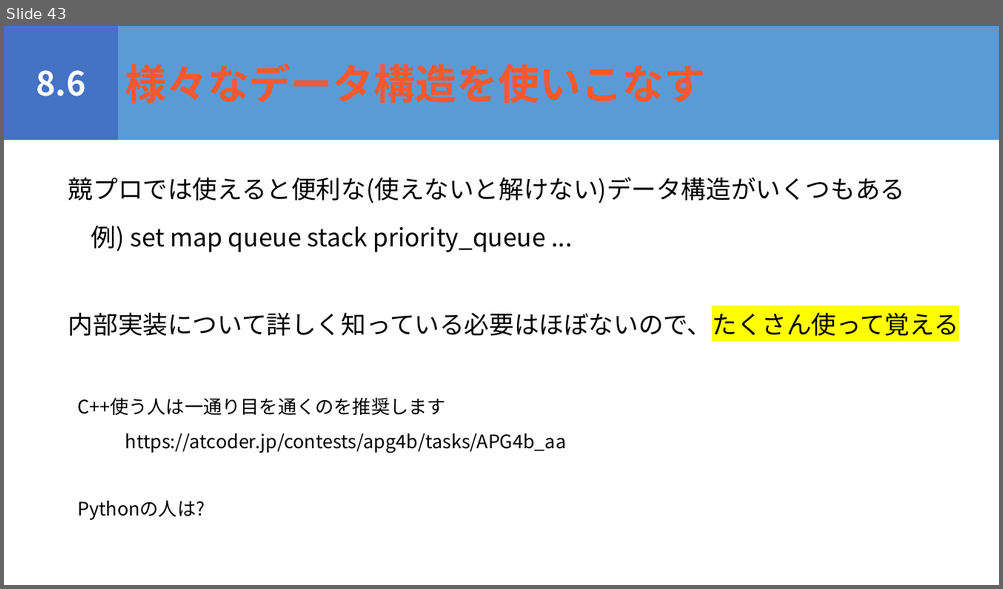
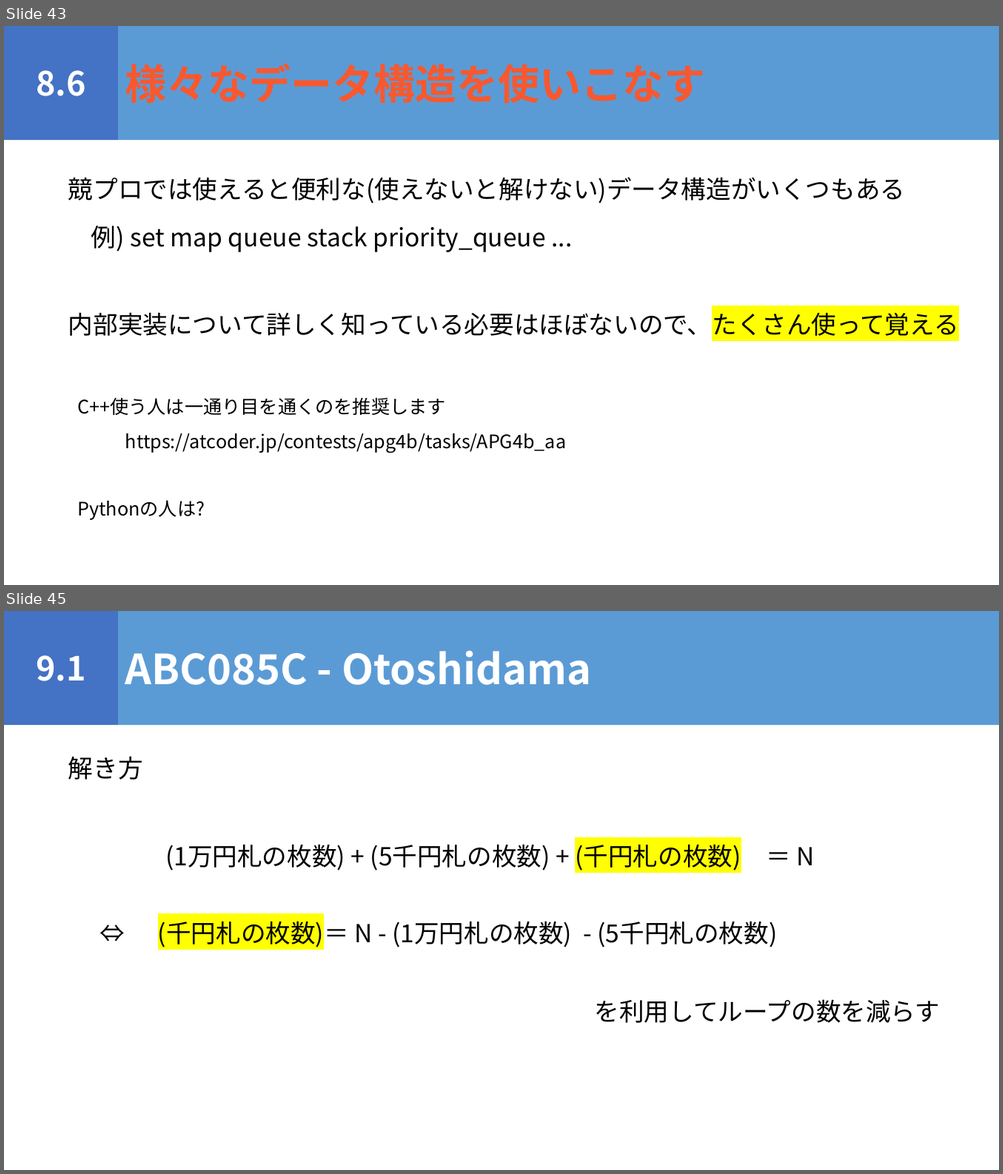
Before and after one commit to igeeeeee/triC_AtCoder_Beginners_Selection, a slide deck: ABS_勉強会.pptx. Shown one above the other, each under a label of ours: slide 43 before the commit, slides 43 and 45 after it; the slides between them are not shown. The pictures are 1003x589 and 1003x1174 pixels, drawn with LibreOffice and Linux fonts; fonts in the diff are those of the drawing. Boxes give left, top, right and bottom in pixels: in the first picture for what was removed or moved away, otherwise in the second. Text is boxed around its words. In the diff, an @@ line names an element or a change of style, - is before the commit and + after.

```diff
--- a/ABS_勉強会.pptx
+++ b/ABS_勉強会.pptx
@@ slide 45 added at <box>4,611,999,1170</box>, background #FFFFFF @@
@@ rectangle added at <box>4,611,118,725</box>, fill #4472C4, 32 pt, text #FFFFFF, bold @@
+9.1
@@ rectangle added at <box>118,611,999,725</box>, fill #5B9BD5, 40 pt, text #FFFFFF, bold @@
+ABC085C - Otoshidama
@@ text added at <box>68,756,143,780</box>, 24 pt, text #000000 @@
+解き方
@@ text added at <box>165,844,814,871</box>, 24 pt, text #000000 @@
+(1万円札の枚数) + (5千円札の枚数) + (千円札の枚数) ＝ N
@@ text added at <box>158,917,777,949</box>, 24 pt, text #000000 @@
+⇔ (千円札の枚数)＝ N - (1万円札の枚数) - (5千円札の枚数)
@@ text added at <box>595,999,940,1023</box>, 24 pt, text #000000 @@
+を利用してループの数を減らす
```
Also in this commit, not shown: 1 slide changed, 12 other slides added, 2 slides removed, 5 other files.
